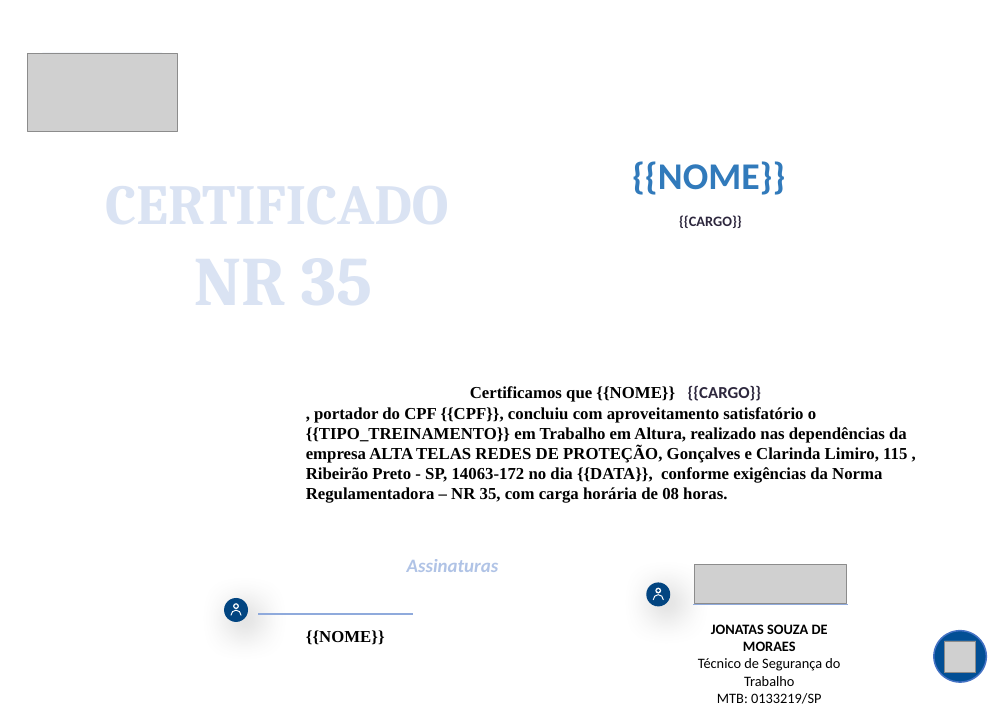
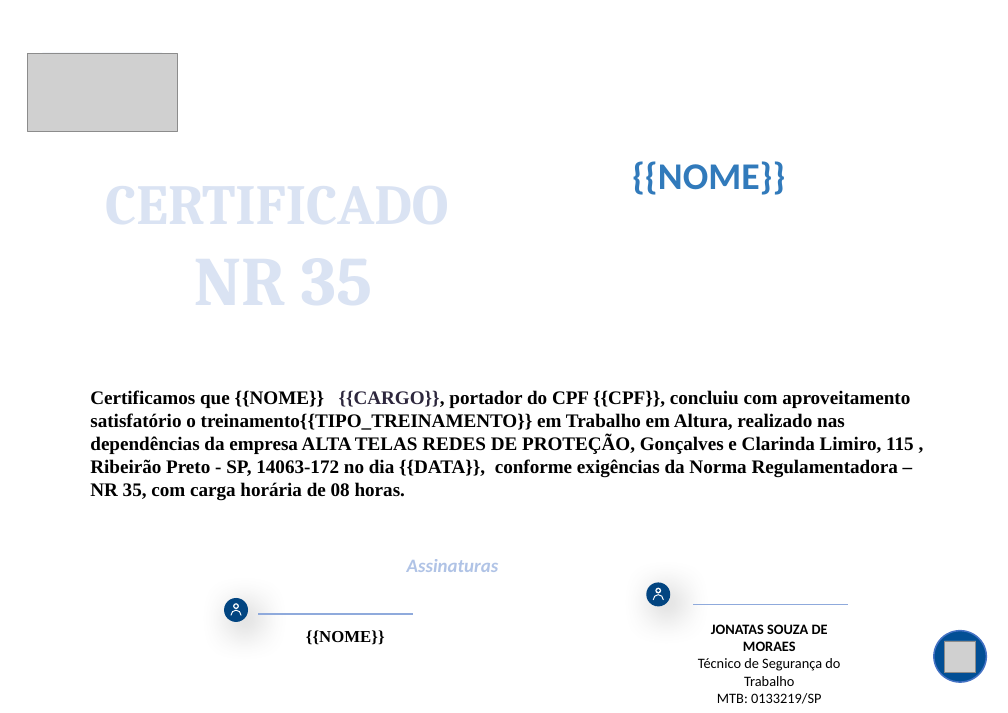
Before and after one commit to LevitaSofia/appcertificadosnrs, a slide deck: slide 1 of modelos_nr/NR35_modelo.pptx. Drawn at 1008x713 pixels with LibreOffice and Linux fonts; fonts in the diff are those of the drawing; grey boxes stand for pictures; background and template pictures are left out. Boxes give left, top, right and bottom in pixels: in the first picture for what was removed or moved away, otherwise in the second. Text is boxed around its words. In the diff, an @@ line names an element or a change of style, - is before the commit and + after.

```diff
--- a/modelos_nr/NR35_modelo.pptx
+++ b/modelos_nr/NR35_modelo.pptx
@@ text removed at [679, 215, 742, 228] @@
-{{CARGO}}
@@ text at [90, 390, 914, 500]: text changed; size 14 to 16 pt @@
-Certificamos que {{NOME}} {{CARGO}}
-, portador do CPF {{CPF}}, concluiu com aproveitamento satisfatório o {{TIPO_TREINAMENTO}} em Trabalho em Altura, realizado nas dependências da empresa ALTA TELAS REDES DE PROTEÇÃO, Gonçalves e Clarinda Limiro, 115 , Ribeirão Preto - SP, 14063-172 no dia {{DATA}}, conforme exigências da Norma Regulamentadora – NR 35, com carga horária de 08 horas.
+Certificamos que {{NOME}} {{CARGO}}, portador do CPF {{CPF}}, concluiu com aproveitamento satisfatório o treinamento{{TIPO_TREINAMENTO}} em Trabalho em Altura, realizado nas dependências da empresa ALTA TELAS REDES DE PROTEÇÃO, Gonçalves e Clarinda Limiro, 115 , Ribeirão Preto - SP, 14063-172 no dia {{DATA}}, conforme exigências da Norma Regulamentadora – NR 35, com carga horária de 08 horas.
@@ picture removed at [695, 564, 846, 603] @@
```
Also in this commit, not shown: 30 other files.
